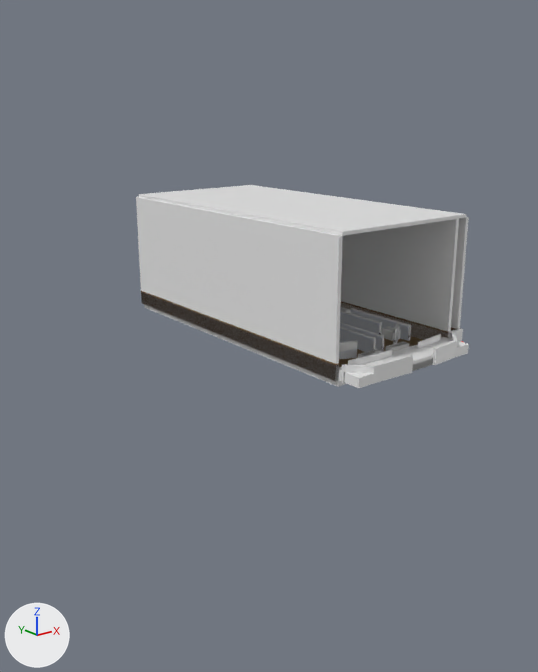
The Blender file assets/src/dragonwar.blend, before and after one commit.
Camera for both pictures: a 50 mm lens placed at (-1.35, -1.39, 0.73), pointed at (0.24, 0.61, -0.07). Lighting does not change. The marker at lower left points along +X, +Y and +Z. The older version comes first.

Objects in the first picture: 'col_glass', 'col_playfield', 'col_wall_lane', 'col_wall_left', 'col_wall_right', 'sw_drain', 'vis_wall_left' and 22 more.
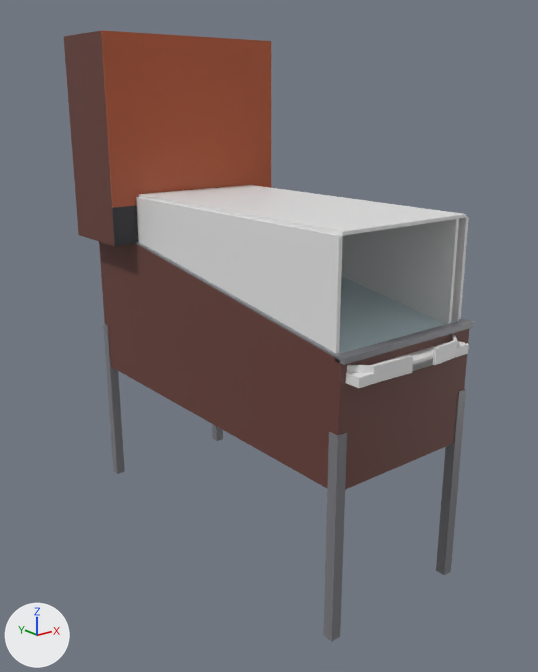
Not visible in the pictures: 'vis_cabinet_rail_r'.

What differs and where, as boxes [x1, y1, x2, y2] in the pictures (538 x 672 px):
'vis_cabinet', added (brown)
    after: [99, 242, 469, 490]
'vis_head_translite', added (orange)
    after: [101, 30, 271, 208]
'vis_head', added (brown)
    after: [64, 31, 114, 246]
'vis_legs', added
    after: [103, 324, 466, 642]
'vis_top_glass', added (pale blue)
    after: [339, 276, 455, 354]
'vis_lockbar', added
    after: [335, 319, 474, 365]
'vis_head_panel', added
    after: [112, 206, 138, 246]
'vis_cabinet_rail_l', added
    after: [136, 242, 339, 357]

The change, as a diff of the scene's bpy script:
```diff
--- a/assets/src/dragonwar.blend.py
+++ b/assets/src/dragonwar.blend.py
@@ me_vis_top_glass @@
+me_vis_top_glass.from_pydata([(-0.009, -0.015, 0.064), (-0.009, 1.066, 0.222), (-0.009, 1.065, 0.227), (-0.009, -0.016, 0.069), (0.524, -0.015, 0.064), (0.524, 1.066, 0.222), (0.524, 1.065, 0.227), (0.524, -0.016, 0.069)], [], [(0, 1, 5, 4), (1, 2, 6, 5), (2, 3, 7, 6), (3, 0, 4, 7), (3, 2, 1, 0), (4, 5, 6, 7)])
+me_vis_top_glass.materials.append(mat_mat_art_glass)  # pale blue #c4dae1
@@ me_vis_cabinet_rail_r @@
+me_vis_cabinet_rail_r.from_pydata([(0.519, -0.008, 0.073), (0.519, 1.068, 0.23), (0.519, 1.068, 0.236), (0.519, -0.008, 0.079), (0.537, -0.008, 0.073), (0.537, 1.068, 0.23), (0.537, 1.068, 0.236), (0.537, -0.008, 0.079)], [], [(0, 1, 5, 4), (1, 2, 6, 5), (2, 3, 7, 6), (3, 0, 4, 7), (3, 2, 1, 0), (4, 5, 6, 7)])
+me_vis_cabinet_rail_r.materials.append(mat_mat_art_cabinet_trim)  # grey #7c7c81
@@ me_vis_cabinet_rail_l @@
+me_vis_cabinet_rail_l.from_pydata([(-0.023, -0.008, 0.073), (-0.023, 1.068, 0.23), (-0.023, 1.068, 0.236), (-0.023, -0.008, 0.079), (-0.005, -0.008, 0.073), (-0.005, 1.068, 0.23), (-0.005, 1.068, 0.236), (-0.005, -0.008, 0.079)], [], [(0, 1, 5, 4), (1, 2, 6, 5), (2, 3, 7, 6), (3, 0, 4, 7), (3, 2, 1, 0), (4, 5, 6, 7)])
+me_vis_cabinet_rail_l.materials.append(mat_mat_art_cabinet_trim)  # grey #7c7c81
@@ ob_vis_head_translite @@
+ob_vis_head_translite = bpy.data.objects.new('vis_head_translite', me_vis_head_translite)  # a box spanning x -0.108..0.622, y 1.068..1.072, z 0.37..0.96; in mat_mat_art_translite (orange #b35938)
+ob_vis_head_translite.parent = ob_vis_head
+ob_vis_head_translite.location = (0.0, 0.0, 0.0)
@@ ob_vis_head @@
+ob_vis_head = bpy.data.objects.new('vis_head', me_vis_head)  # 16 vertices, 14 faces; spans x -0.108..0.622, y 1.072..1.372, z 0.23..0.96; in mat_mat_art_cabinet (brown #693f38)
+ob_vis_head.parent = ob_cabinet_root
+ob_vis_head.location = (0.0, 0.0, 0.0)
@@ ob_vis_head_panel @@
+ob_vis_head_panel = bpy.data.objects.new('vis_head_panel', me_vis_head_panel)  # a box spanning x -0.108..0.622, y 1.068..1.072, z 0.23..0.37; in mat_mat_art_head_panel (dark grey #303035)
+ob_vis_head_panel.parent = ob_vis_head
+ob_vis_head_panel.location = (0.0, 0.0, 0.0)
@@ ob_vis_top_glass @@
+ob_vis_top_glass = bpy.data.objects.new('vis_top_glass', me_vis_top_glass)
+ob_vis_top_glass.parent = ob_cabinet_root
+ob_vis_top_glass.location = (0.0, 0.0, 0.0)
@@ ob_vis_legs @@
+ob_vis_legs = bpy.data.objects.new('vis_legs', me_vis_legs)  # a box spanning x -0.027..0.009, y -0.032..0.004, z -0.83..-0.15; a box spanning x -0.027..0.009, y 1.34..1.376, z -0.83..-0.15; a box spanning x 0.505..0.541, y -0.032..0.004, z -0.83..-0.15; a box spanning x 0.505..0.541, y 1.34..1.376, z -0.83..-0.15; in mat_mat_art_cabinet_trim (grey #7c7c81)
+ob_vis_legs.parent = ob_cabinet_root
+ob_vis_legs.location = (0.0, 0.0, 0.0)
@@ ob_vis_lockbar @@
+ob_vis_lockbar = bpy.data.objects.new('vis_lockbar', me_vis_lockbar)  # a box spanning x -0.023..0.537, y -0.044..-0.008, z 0.062..0.08; in mat_mat_art_cabinet_trim (grey #7c7c81)
+ob_vis_lockbar.parent = ob_cabinet_root
+ob_vis_lockbar.location = (0.0, 0.0, 0.0)
@@ ob_vis_cabinet_rail_r @@
+ob_vis_cabinet_rail_r = bpy.data.objects.new('vis_cabinet_rail_r', me_vis_cabinet_rail_r)
+ob_vis_cabinet_rail_r.parent = ob_vis_cabinet
+ob_vis_cabinet_rail_r.location = (0.0, 0.0, 0.0)
@@ ob_vis_cabinet @@
+ob_vis_cabinet = bpy.data.objects.new('vis_cabinet', me_vis_cabinet)  # 16 vertices, 14 faces; spans x -0.023..0.537, y -0.028..1.372, z -0.33..0.275; in mat_mat_art_cabinet (brown #693f38)
+ob_vis_cabinet.parent = ob_cabinet_root
+ob_vis_cabinet.location = (0.0, 0.0, 0.0)
@@ ob_vis_cabinet_rail_l @@
+ob_vis_cabinet_rail_l = bpy.data.objects.new('vis_cabinet_rail_l', me_vis_cabinet_rail_l)
+ob_vis_cabinet_rail_l.parent = ob_vis_cabinet
+ob_vis_cabinet_rail_l.location = (0.0, 0.0, 0.0)
```
